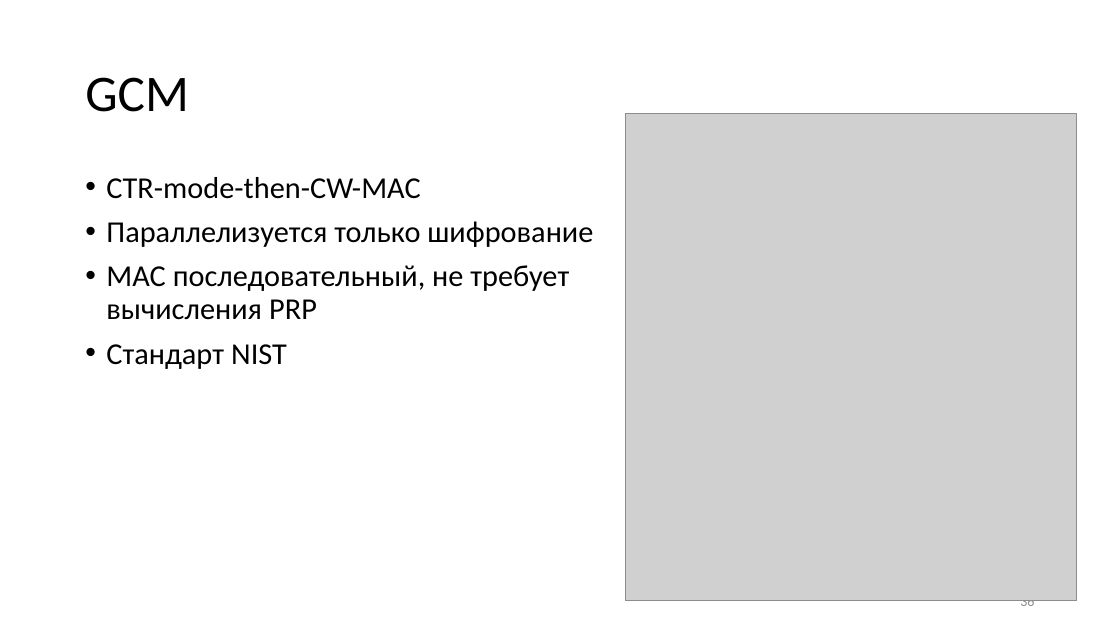
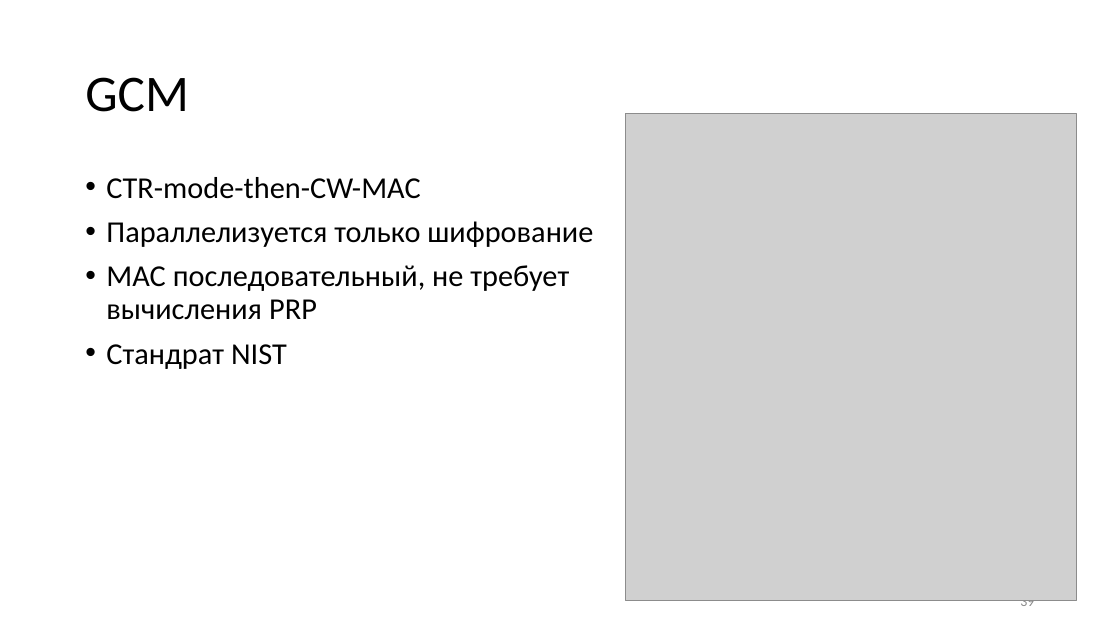
Before and after one commit to CryptoCourse/CryptoLectures, a slide deck: slide 39 of Lectures/Lecture12.pptx (slide 36 before the commit). Drawn at 1120x630 pixels with LibreOffice and Linux fonts; fonts in the diff are those of the drawing; grey boxes stand for pictures. Boxes give left, top, right and bottom in pixels: in the first picture for what was removed or moved away, otherwise in the second. Text is boxed around its words. In the diff, an @@ line names an element or a change of style, - is before the commit and + after.

```diff
--- a/Lectures/Lecture12.pptx
+++ b/Lectures/Lecture12.pptx
@@ text at box(106, 344, 287, 369): text changed @@
-• Стандарт NIST
+• Стандрат NIST
@@ page number at box(1020, 600, 1034, 610): text changed @@
-36
+39
```
Also in this commit, not shown: 1 other slide changed, 3 slides added.
